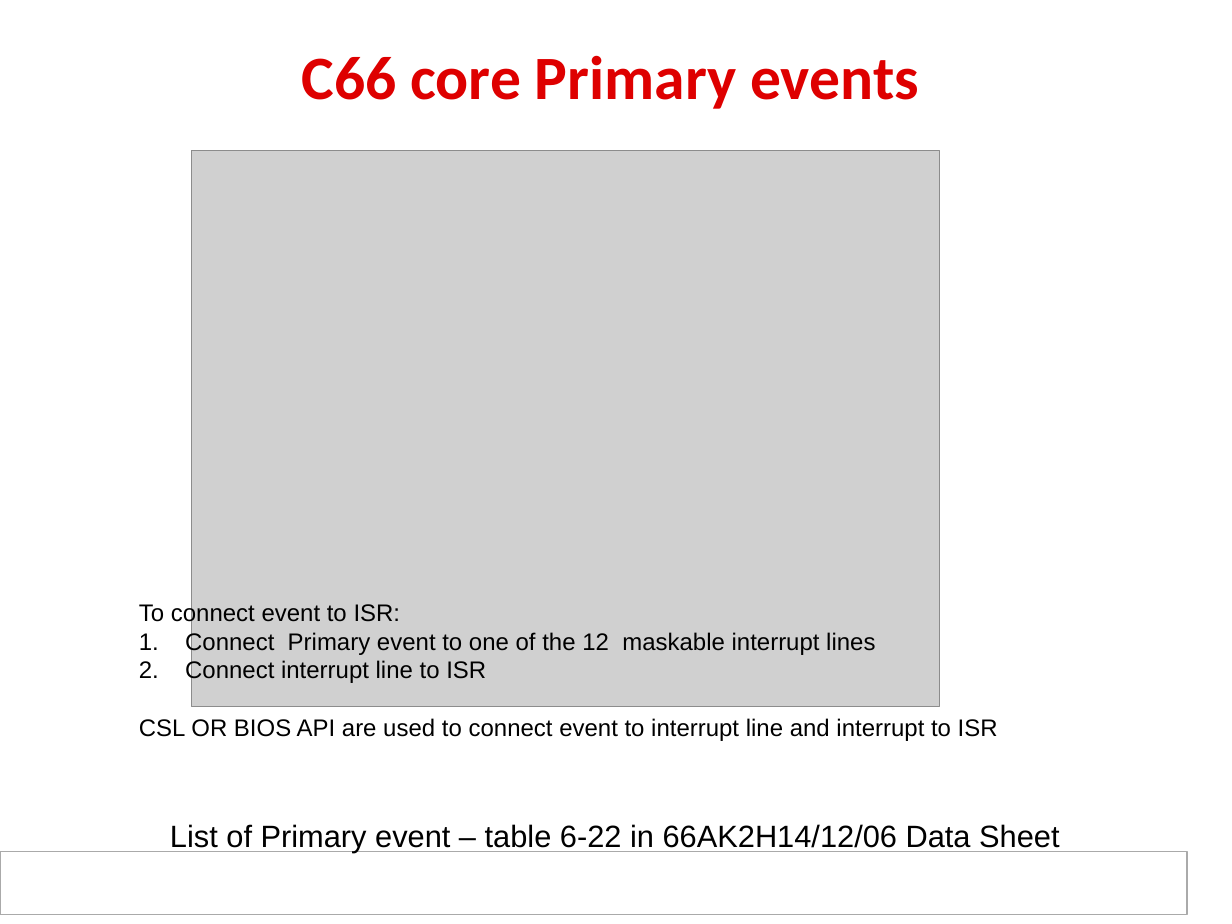
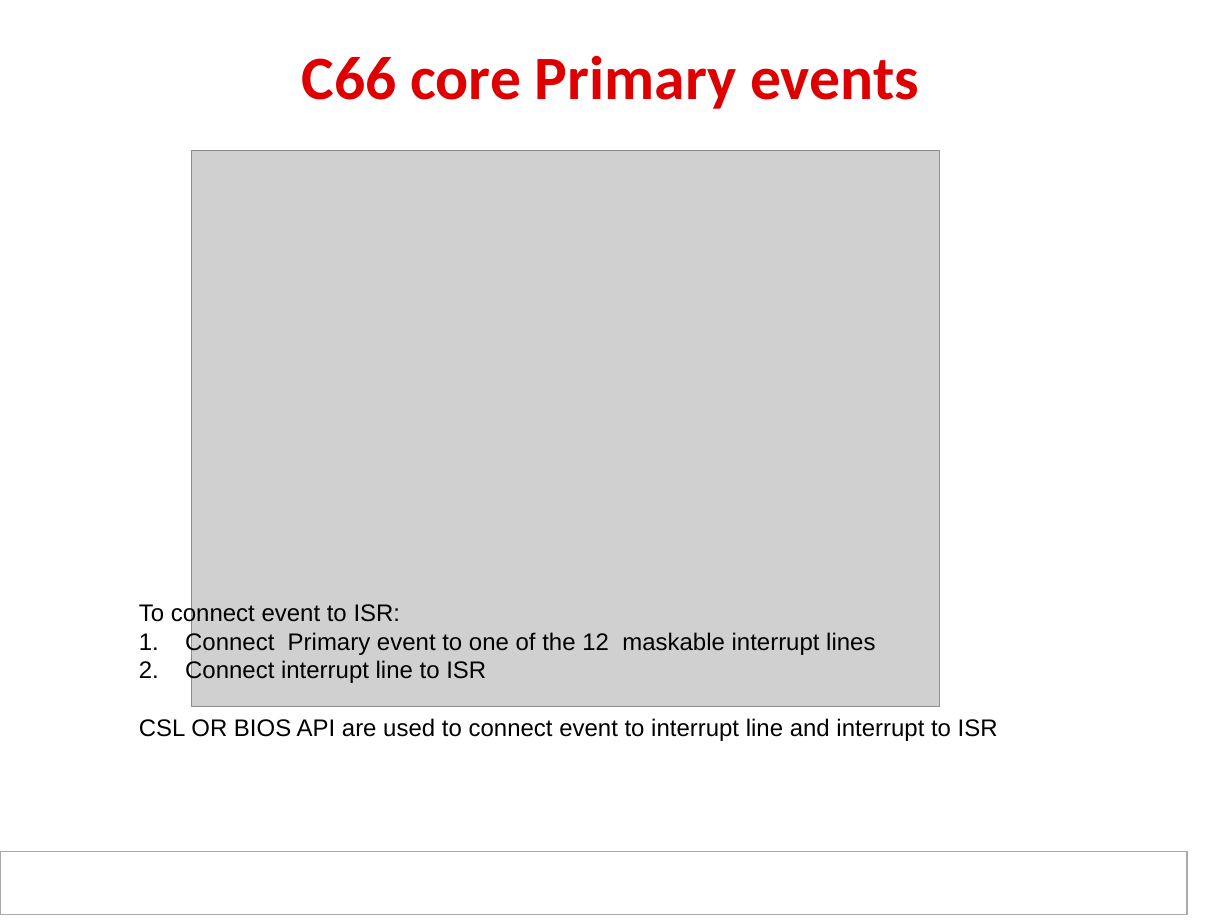
Before and after one commit to hari1989/keystone-workshop, a slide deck: slide 5 of slides/KeyStone_Interrupts.pptx. Drawn at 1232x924 pixels with LibreOffice and Linux fonts; fonts in the diff are those of the drawing; grey boxes stand for pictures; background and template pictures are left out. Boxes give left, top, right and bottom in pixels: in the first picture for what was removed or moved away, otherwise in the second. Text is boxed around its words. In the diff, an @@ line names an element or a change of style, - is before the commit and + after.

```diff
--- a/slides/KeyStone_Interrupts.pptx
+++ b/slides/KeyStone_Interrupts.pptx
@@ text removed at <box>170,824,1059,853</box> @@
-List of Primary event – table 6-22 in 66AK2H14/12/06 Data Sheet
```
Also in this commit, not shown: 1 other slide changed.
